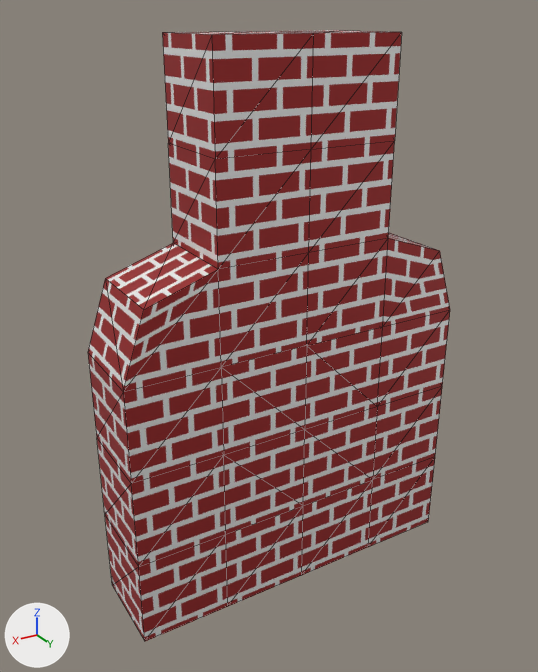
Renders of the glTF model House/Chimney/Chimney.gltf from each side of a commit.
Before and after are seen from a camera (50 mm lens) standing at (3.98, 6.86, 6.14) and looking at (-0.06, 0.14, 2.78). The lights are fixed; the arrows at lower left show +X, +Y and +Z. Mesh edges are drawn as thin lines. Vertices at the same position are counted once.
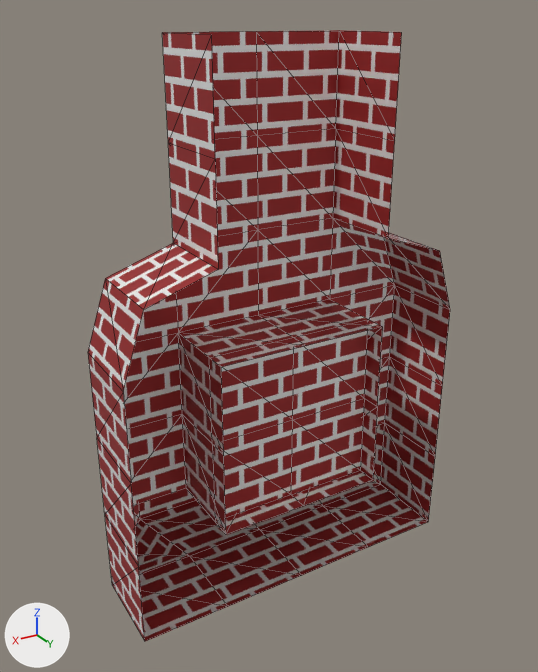
Where the change shows, as pixel boxes [x1, y1, x2, y2] in the pictures (538 x 672 px):
part 1 of me_mesh_0, cut back: before [123, 30, 450, 641]; after [221, 330, 368, 518]
part 2 of me_mesh_0, surface changed (brown): after [179, 315, 307, 534]

The edits, one by one:
me_mesh_0 is used by ob_default; location (0.0, 0.0, 0.0).
me_mesh_0 had 71 vertices, 148 faces and spanned x -2.0..2.0, y -1.0..1.0, z 0.0..6.0.
me_mesh_0 now has 76 vertices, 112 faces and spans x -2.0..2.0, y -1.0..1.0, z 0.0..6.0.
Part 1, on me_mesh_0:
4 vertices are removed from x 0.0, y 1.0, z 2.0..6.0.
44 faces are deleted.
9 vertices are added at x -1.0..1.0, y 0.75, z 1.0..3.0.
8 new faces join them.
me_mesh_0 part 2: 6 kept faces spanning x -2.0..1.0, y -1.0..1.0, z 1.0..3.0 get new texture (UV) coordinates.
